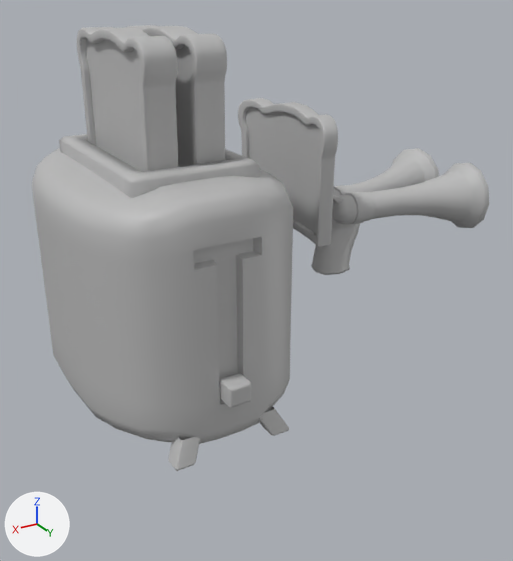
Two versions of the FBX model Assets/_Game 2.0/Models/Meshes/Minions/ShotGuy.fbx, one commit apart.
Before and after are seen from a 50 mm camera at (0.00798, 0.01921, 0.01864) aimed at (-0.00285, 0.00116, 0.00961). Lighting does not change. The marker at lower left points along +X, +Y and +Z. Where no turn or scale is listed for an object, it has been applied to the vertices.

Objects in the first picture: 'Body', 'Bread1', 'Bread2', 'Button', 'Face', 'Gun'.
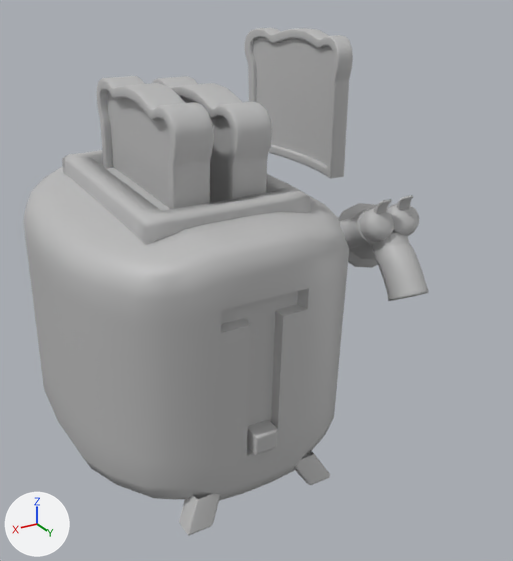
The change, as a list of edits to the scene's bpy script:
```text
Add me_mesh_005_1:
    me_mesh_005_1.from_pydata(...)  # 740 vertices, 742 faces; spans x -0.00051..0.00051, y -0.00253..0.00269, z -0.00236..0.00227
    me_mesh_005_1.materials.append(mat_m_shotguy)  # grey #bcbcbc
Add me_mesh_004_1:
    me_mesh_004_1.from_pydata(...)  # 740 vertices, 742 faces; spans x -0.00051..0.00051, y -0.00253..0.00269, z -0.00236..0.00227
    me_mesh_004_1.materials.append(mat_m_shotguy)  # grey #bcbcbc
Add me_mesh_003_1:
    me_mesh_003_1.from_pydata(...)  # 32 vertices, 27 faces; spans x -0.000342..0.000342, y -0.000292..0.000289, z -0.000309..0.000312
    me_mesh_003_1.materials.append(mat_m_shotguy)  # grey #bcbcbc
Add me_mesh_002_1:
    me_mesh_002_1.from_pydata(...)  # 468 vertices, 440 faces; spans x -0.00397..0.00397, y -0.00491..0.00496, z -0.00357..0.00473
    me_mesh_002_1.materials.append(mat_m_shotguy)  # grey #bcbcbc
Remove ob_body:
    ob_body = bpy.data.objects.new('Body', me_mesh_001)
    ob_body.location = (0.0, 0.0, 0.01)
Change ob_gun:
    ob_gun.location: (-0.724, 1.082, 0.0) -> (-0.628, 1.121, -0.331)
    ob_gun.rotation_euler: (0.0, 0.0, 0.0) -> (1.139, 1.054, 1.117)  # degrees (0, 0, 0) -> degrees (65, 60, 64)
Remove ob_bread1:
    ob_bread1 = bpy.data.objects.new('Bread1', me_mesh_003)
    ob_bread1.location = (0.0007, 0.0, 0.01531)
Change ob_face:
    ob_face.location: (-0.00474, 0.0, 0.01285) -> (-0.00474, 0.00049, 0.01514)
Remove ob_bread2:
    ob_bread2 = bpy.data.objects.new('Bread2', me_mesh_004)
    ob_bread2.location = (-0.0007, 0.0, 0.01531)
Remove ob_button:
    ob_button = bpy.data.objects.new('Button', me_mesh_002)
    ob_button.location = (0.0, 0.00482, 0.00836)
Add ob_bread1_shotguy:
    ob_bread1_shotguy = bpy.data.objects.new('Bread1_ShotGuy', me_mesh_005_1)
    ob_bread1_shotguy.location = (0.00076, 0.00171, 0.01378)
Add ob_bread2_shotguy:
    ob_bread2_shotguy = bpy.data.objects.new('Bread2_ShotGuy', me_mesh_004_1)
    ob_bread2_shotguy.location = (-0.00086, 0.00172, 0.01366)
Add ob_button_shotguy:
    ob_button_shotguy = bpy.data.objects.new('Button_ShotGuy', me_mesh_003_1)
    ob_button_shotguy.location = (0.0, 0.00616, 0.00768)
Add ob_body_shotguy:
    ob_body_shotguy = bpy.data.objects.new('Body_ShotGuy', me_mesh_002_1)
    ob_body_shotguy.location = (0.0, 0.0015, 0.0091)
```

Where the change shows, as pixel boxes [x1, y1, x2, y2] in the pictures (513 x 561 px):
'Body_ShotGuy', added: after [23, 150, 349, 535]
'Body', deleted: before [32, 134, 293, 471]
'Face', moved: before [238, 98, 338, 247]; after [244, 28, 353, 179]
'Gun', moved, turned: before [311, 148, 489, 275]; after [338, 195, 428, 301]
'Bread1', deleted: before [77, 27, 179, 172]
'Bread1_ShotGuy', added: after [97, 76, 213, 210]
'Bread2_ShotGuy', added: after [153, 76, 272, 203]
'Bread2', deleted: before [128, 25, 227, 167]
'Button', deleted: before [219, 373, 251, 407]
'Button_ShotGuy', added: after [247, 420, 278, 455]
